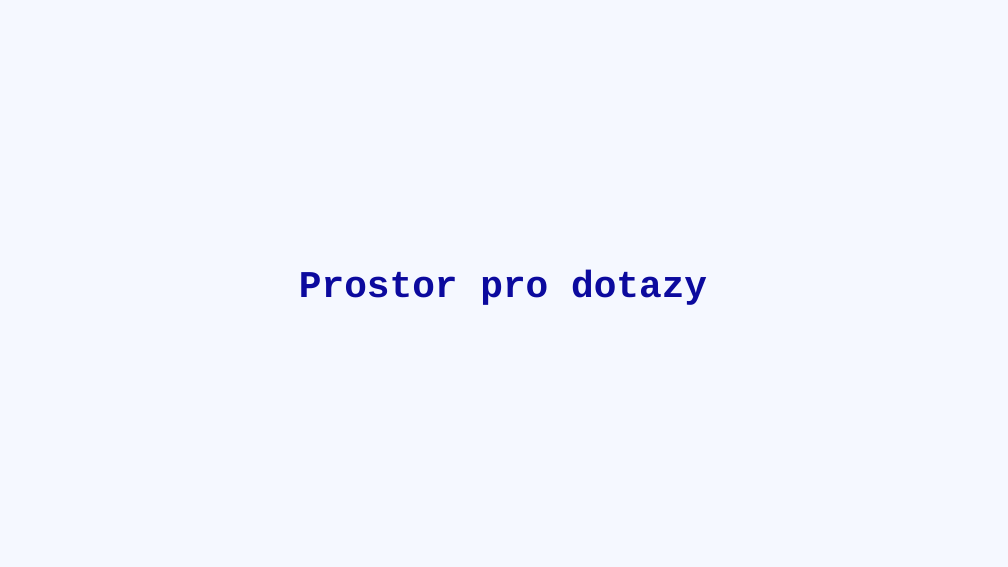
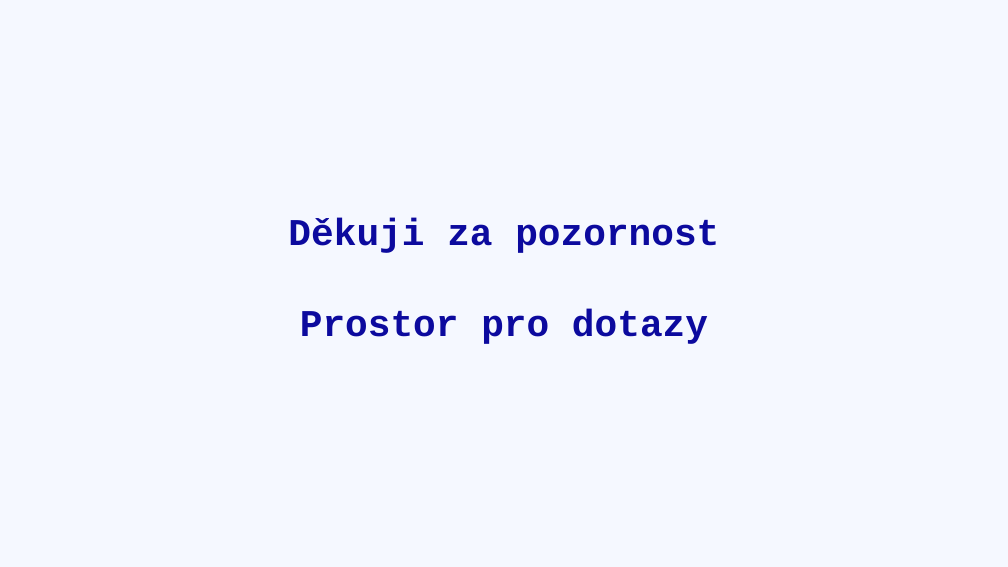
Before and after one commit to CookieKGcz/Dlouhodobka, a slide deck: slide 11 of ~~Dlouhodobka~~/Útoky_typu_DoS.pptx. Drawn at 1008x567 pixels with LibreOffice and Linux fonts; fonts in the diff are those of the drawing. Boxes give left, top, right and bottom in pixels: in the first picture for what was removed or moved away, otherwise in the second. Text is boxed around its words. In the diff, an @@ line names an element or a change of style, - is before the commit and + after.

```diff
--- a/~~Dlouhodobka~~/Útoky_typu_DoS.pptx
+++ b/~~Dlouhodobka~~/Útoky_typu_DoS.pptx
@@ title at (288, 218, 719, 344): text changed @@
-Prostor pro dotazy
+Děkuji za pozornost
+Prostor pro dotazy
```
Also in this commit, not shown: 4 other slides changed, 25 other files.
